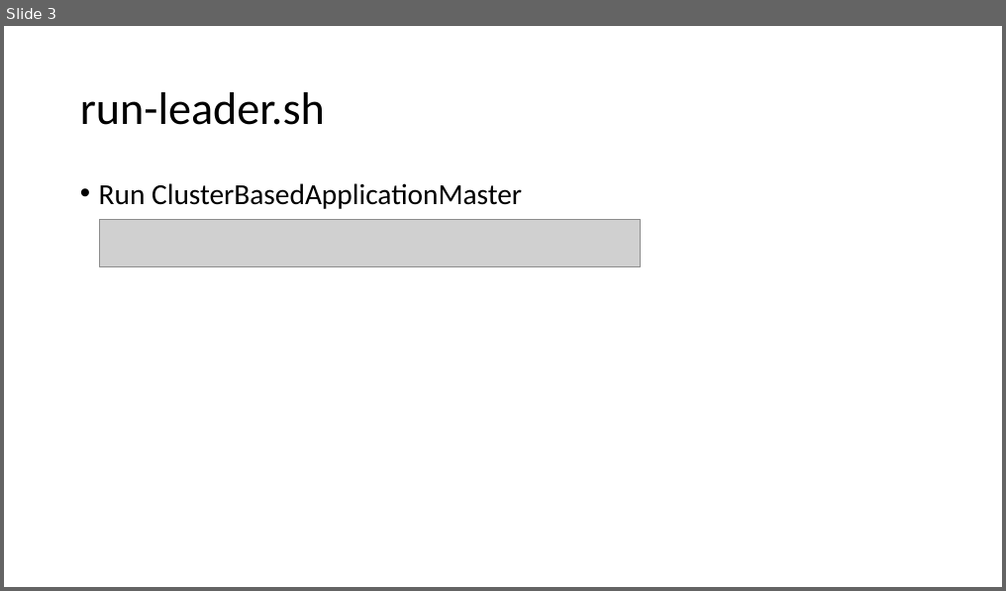
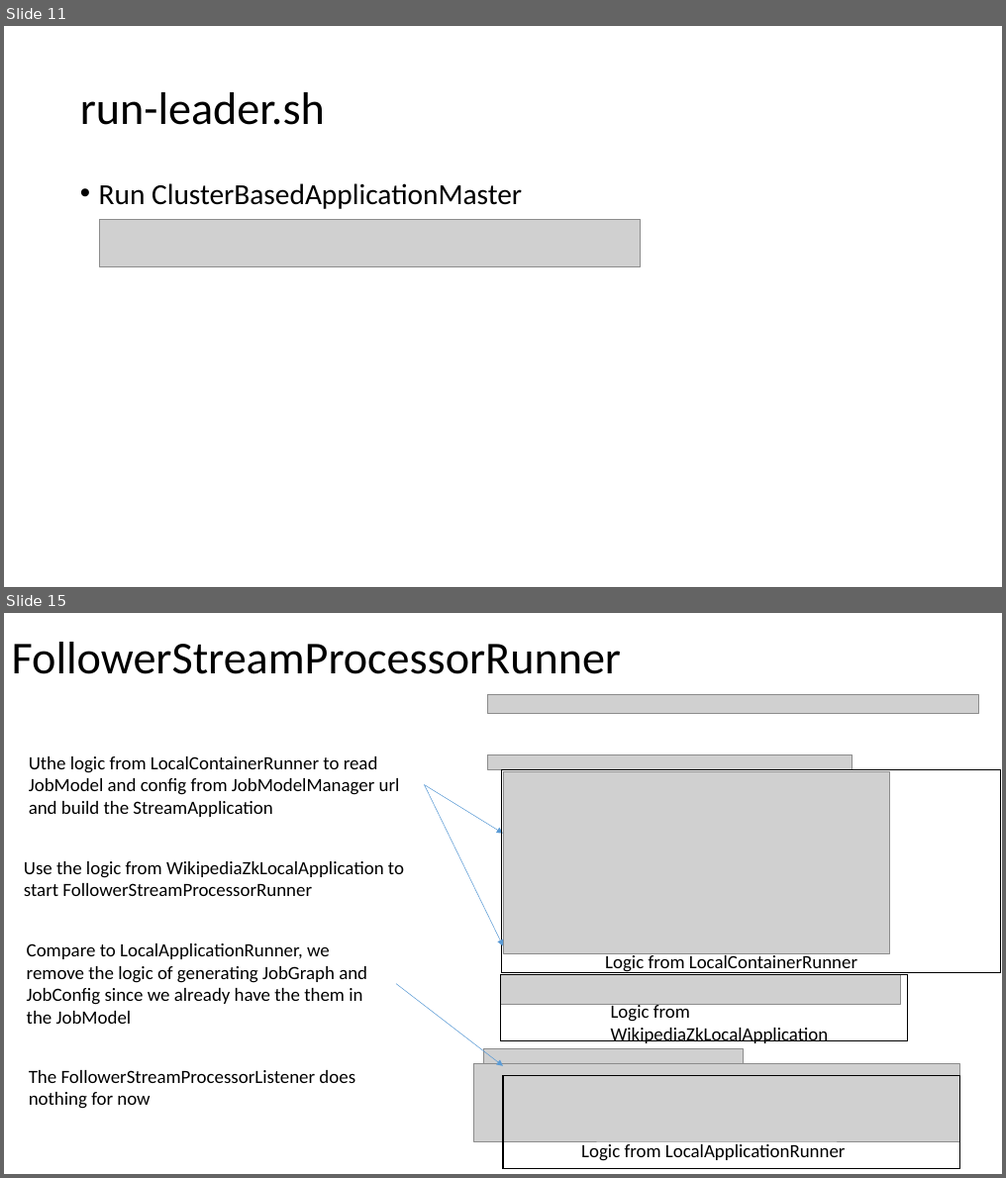
Before and after one commit to Swrrt/Samza-Documents, a slide deck: Documentation/Samza-Snapshot.pptx. Shown one above the other, each under a label of ours: slide 3 before the commit, slides 11 and 15 after it; the slides between them are not shown. The pictures are 1006x591 and 1006x1178 pixels, drawn with LibreOffice and Linux fonts; fonts in the diff are those of the drawing; grey boxes stand for pictures. Boxes give left, top, right and bottom in pixels: in the first picture for what was removed or moved away, otherwise in the second. Text is boxed around its words. In the diff, an @@ line names an element or a change of style, - is before the commit and + after.

```diff
--- a/Documentation/Samza-Snapshot.pptx
+++ b/Documentation/Samza-Snapshot.pptx
@@ slide 15 added at (4, 613, 1002, 1174), background #FFFFFF @@
@@ title added at (12, 642, 621, 674), 44 pt, text #000000 @@
+FollowerStreamProcessorRunner
@@ picture added at (487, 694, 979, 713) @@
@@ text added at (29, 757, 400, 817), 18 pt, text #000000 @@
+Uthe logic from LocalContainerRunner to read JobModel and config from JobModelManager url and build the StreamApplication
@@ picture added at (487, 755, 852, 769) @@
@@ arrow added from (424, 785) to (503, 833), #5B9BD5 0.5 pt @@
@@ arrow added from (424, 785) to (503, 947), #5B9BD5 0.5 pt @@
@@ rectangle added at (502, 769, 1001, 972), outline #000000 1 pt @@
@@ picture added at (503, 771, 890, 954) @@
@@ text added at (24, 861, 404, 896), 18 pt, text #000000 @@
+Use the logic from WikipediaZkLocalApplication to start FollowerStreamProcessorRunner
@@ text added at (27, 944, 367, 1024), 18 pt, text #000000 @@
+Compare to LocalApplicationRunner, we remove the logic of generating JobGraph and JobConfig since we already have the them in the JobModel
@@ text added at (605, 953, 857, 973), 18 pt, text #000000 @@
+Logic from LocalContainerRunner
@@ arrow added from (396, 984) to (503, 1066), #5B9BD5 0.5 pt @@
@@ picture added at (501, 974, 901, 1004) @@
@@ rectangle added at (501, 974, 908, 1041), outline #000000 1 pt @@
@@ text added at (611, 1003, 829, 1044), 18 pt, text #000000 @@
+Logic from WikipediaZkLocalApplication
@@ picture added at (484, 1050, 744, 1066) @@
@@ text added at (29, 1070, 355, 1109), 18 pt, text #000000 @@
+The FollowerStreamProcessorListener does nothing for now
@@ picture added at (473, 1063, 960, 1142) @@
@@ rectangle added at (503, 1075, 960, 1169), outline #000000 1 pt @@
@@ text added at (581, 1142, 846, 1161), 18 pt, text #000000 @@
+Logic from LocalApplicationRunner
@@ what was slide 3 is now slide 11 @@
```
Also in this commit, not shown: 2 slides changed, 4 other slides added, 2 slides removed.
